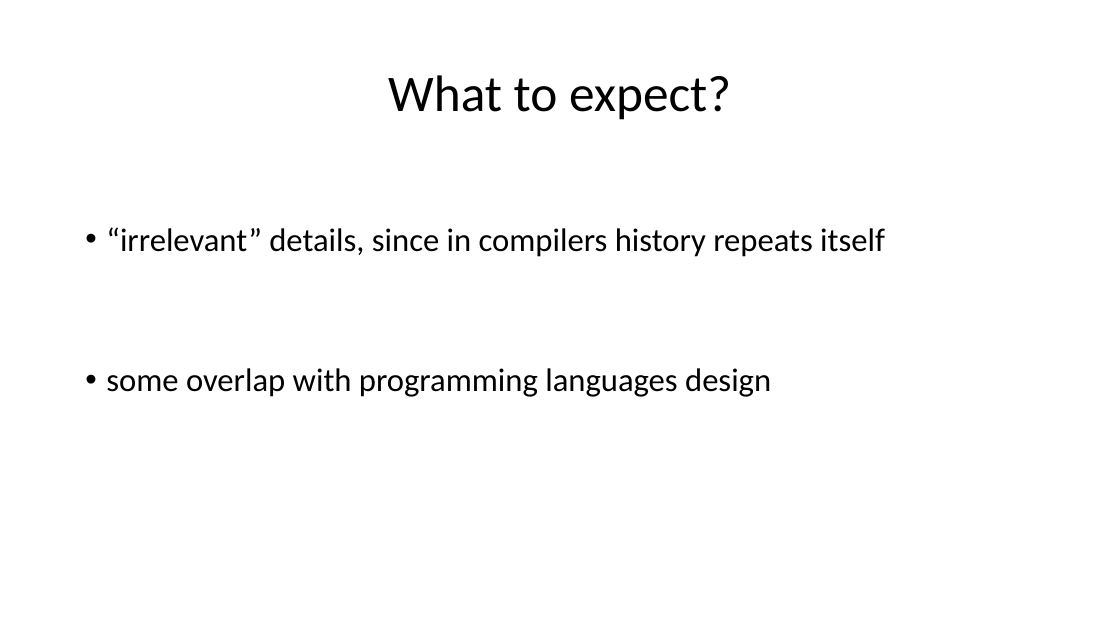
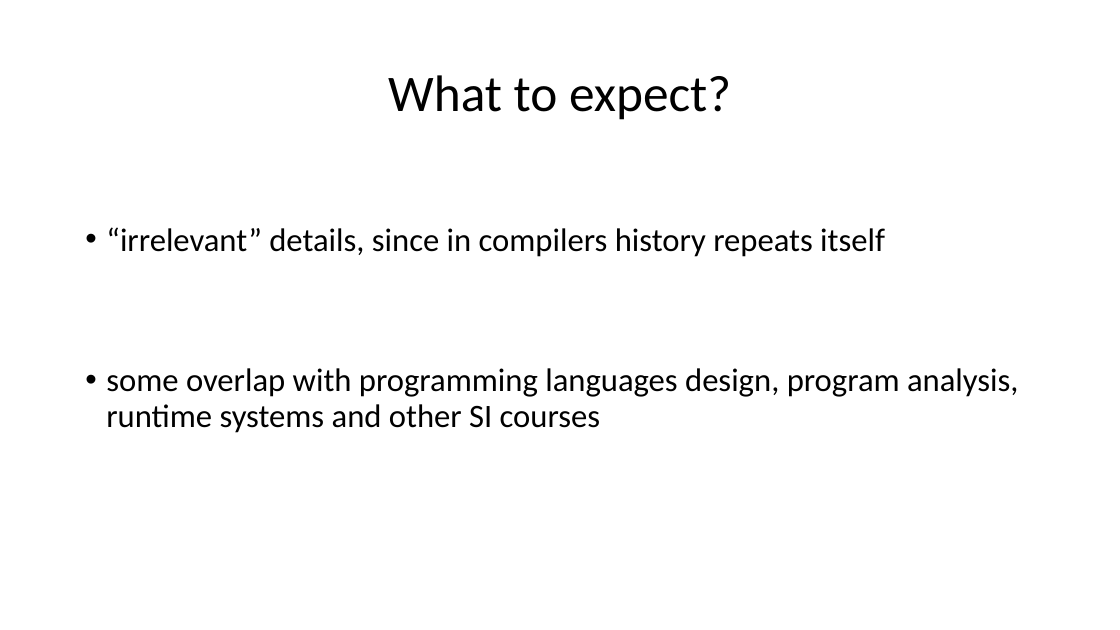
Before and after one commit to ganoliz/NI-GEN, a slide deck: slide 6 of media/NI-GEN-1.pptx. Drawn at 1120x630 pixels with LibreOffice and Linux fonts; fonts in the diff are those of the drawing. Boxes give left, top, right and bottom in pixels: in the first picture for what was removed or moved away, otherwise in the second. Text is boxed around its words. In the diff, an @@ line names an element or a change of style, - is before the commit and + after.

```diff
--- a/media/NI-GEN-1.pptx
+++ b/media/NI-GEN-1.pptx
@@ text at (106, 368, 1018, 433): text changed @@
-• some overlap with programming languages design
+• some overlap with programming languages design, program analysis, runtime systems and other SI courses
```
Also in this commit, not shown: 3 other slides changed, 1 slide removed, 5 other files.
